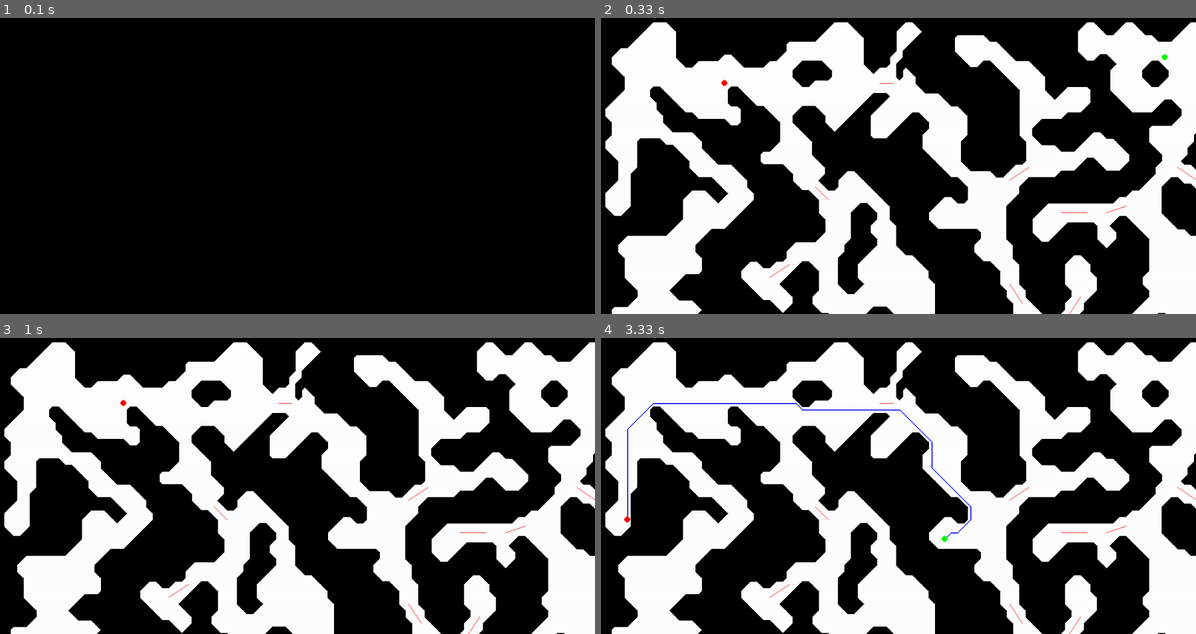
Above: before the commit, frames 1-4 (two rows, left to right).
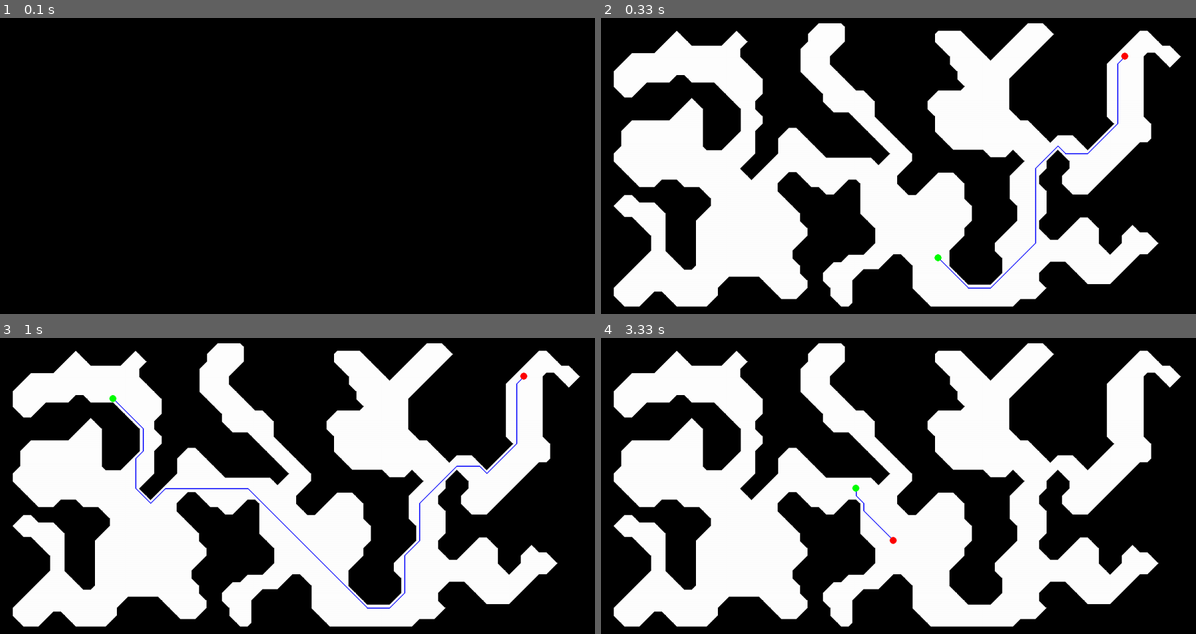
Above: after the commit, the same moments.

Repository: rahul38888/Caves
Game: pygame game, started from __init__.py
Same seed, same stepped clock (60 frames per second), same inputs: the game is played once before the commit and once after it.
Inputs:
- Up to frame 1 (0.1 s): no input
- Up to frame 2 (0.33 s): no input
- Up to frame 3 (1 s): tap T at 0.33 s
- Up to frame 4 (3.33 s): tap S at 1.67 s; tap T at 3.07 s

Frame 1 is identical in both runs. In frame 2, 55% of the frame differs, in the area x 0-100%, y 1-100%; in frame 3, 55%; in frame 4, 55%.

Commit message:
room connector and pathways render

Diff:
--- a/src/app.py
+++ b/src/app.py
@@ -10,8 +10,8 @@
 
 class App:
     def __init__(self):
-        self.sq_width = 13
-        self.size = (100, 50)
+        self.sq_width = 15
+        self.size = (80, 40)
         self.screen_size = (self.size[0]*self.sq_width, self.size[1]*self.sq_width)
         self.itertions = 5
         self.fps_cap = 10
@@ -80,9 +80,9 @@
                 pygame.draw.polygon(display, [0, 0, 0], list(tri), width=0)
                 # pygame.draw.lines(display, [0, 0, 0], True, list(tri), blend=1)
 
-            for connector in self.connectors:
-                connector = [((c[0]+0.5) * self.sq_width, (c[1]+0.5) * self.sq_width) for c in connector]
-                pygame.draw.lines(display, (255, 0, 0), False, connector)
+            # for connector in self.connectors:
+            #     connector = [((c[0]+0.5) * self.sq_width, (c[1]+0.5) * self.sq_width) for c in connector]
+            #     pygame.draw.lines(display, (255, 0, 0), False, connector)
 
             pygame.display.flip()
 
--- a/src/scripts/algos/caveprocedural.py
+++ b/src/scripts/algos/caveprocedural.py
@@ -16,7 +16,7 @@
         self.layout = layout
 
         self.room_size_threshold = 10
-        self.connection_radius = 1.1
+        self.connection_radius = 2
 
         # 1: wall, 0: open
         for x in range(self.width):
--- a/src/scripts/algos/line.py
+++ b/src/scripts/algos/line.py
@@ -43,7 +43,7 @@
         for y in range(pixel[1] - math.ceil(radius), pixel[1] + math.ceil(radius) + 1):
             for x in range(pixel[0] - math.ceil(radius), pixel[0] + math.ceil(radius) + 1):
                 if 0 <= x < len(grid[0]) and 0 <= y < len(grid):
-                    if math.pow(pixel[0] - x, 2) + math.pow(pixel[1] - y, 2) < math.pow(radius, 2):
+                    if math.pow(pixel[0] - x, 2) + math.pow(pixel[1] - y, 2) <= math.pow(radius, 2):
                         grid[y][x] = 0
 
 
